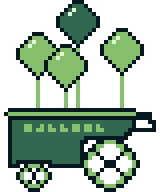
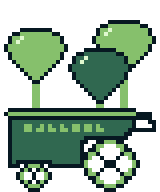
The second (160, 192) image is a revision of the first. Changes to its layers:
painted on "Background" over (16, 0, 144, 108)
added layer "Balloon copy #1" above "Balloon copy" over (4, 28, 68, 108)
added layer "Balloon copy" above "Balloon" over (68, 48, 132, 108)
added layer "Balloon" over (92, 20, 156, 108)
